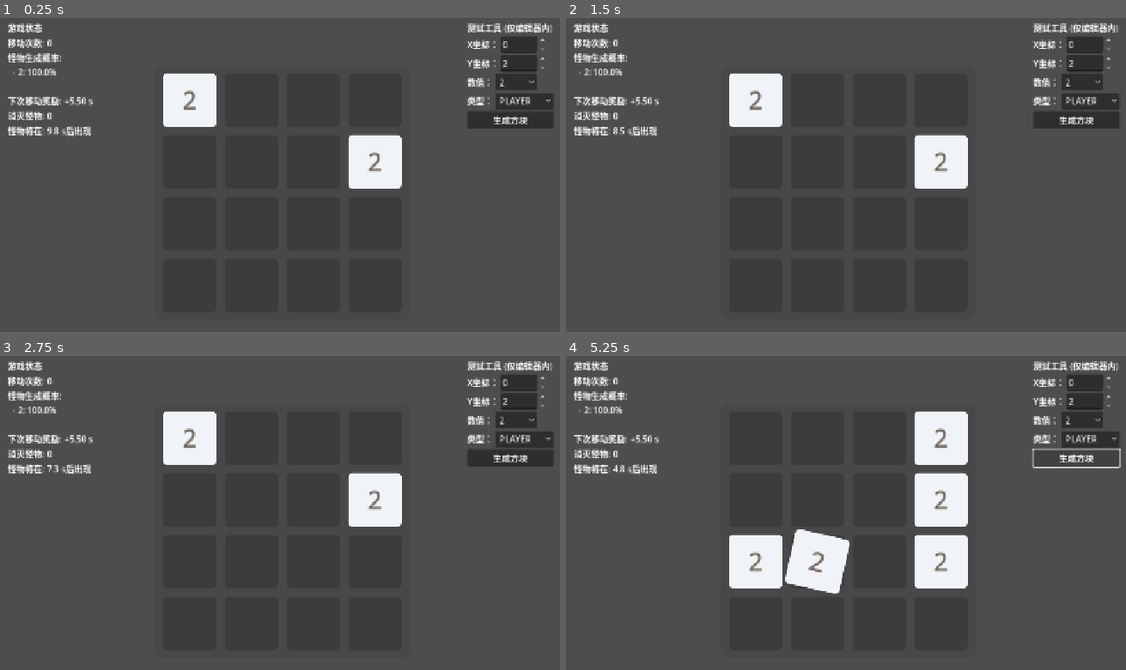
Above: before the commit, frames 1-4 (two rows, left to right).
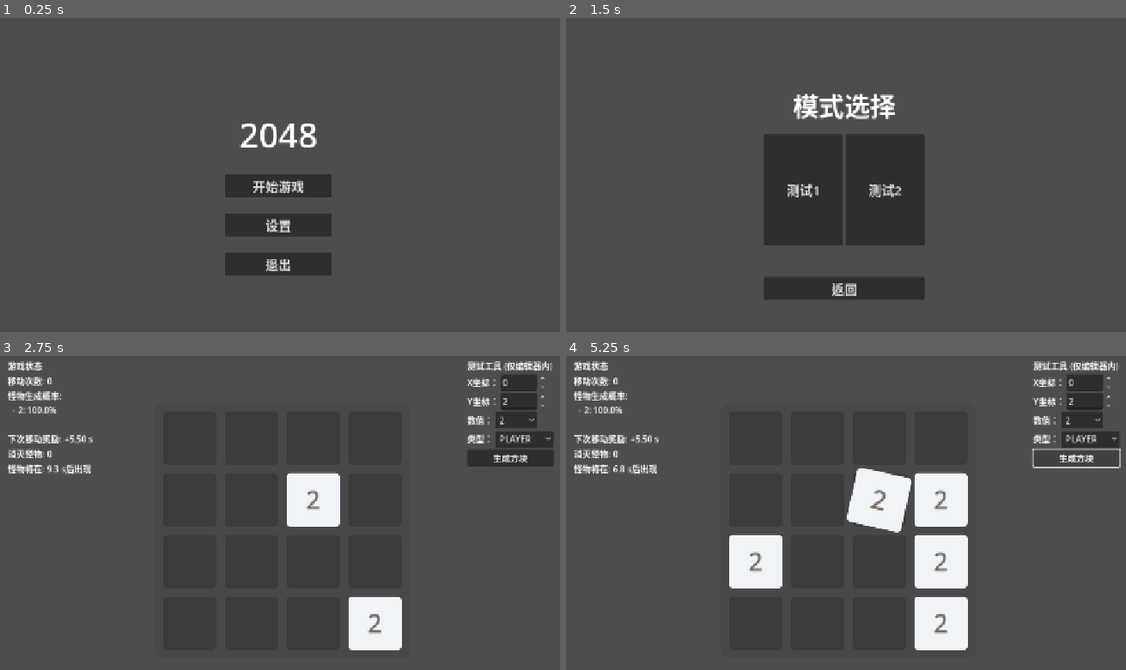
Above: after the commit, the same moments.

Repository: C76GN/2048-all-in-one
Game: Godot game, scene res://scenes/main_menu.tscn
The game is run twice, just before and just after one commit, with the same random seed, the same clock (stepped at 60 frames per second) and the same inputs. Before the commit the project starts from res://scenes/main.tscn.
Inputs (mouse positions are in pixels of both pictures, inside the frame that each line leads up to):
- Up to frame 1 (0.25 s): no input
- Up to frame 2 (1.5 s): click (846, 225) at 0.5 s, where only the run after the commit has a clickable "设置"; click (846, 184) at 1.25 s, where only the run after the commit has a clickable "开始游戏"
- Up to frame 3 (2.75 s): click (235, 528) at 2 s, where only the run after the commit has a clickable "测试1"
- Up to frame 4 (5.25 s): click "2" at 2.75 s; click "PLAYER" at 3.5 s; click "生成方块" at 4.25 s; tap Enter at 5 s; hold D (move_right) from 5.03 s (still down)

The runs differ from the first frame. In frame 1, 9.5% of the frame differs, in the area x 1-99%, y 1-82%; in frame 2, 11%, in the area x 1-99%, y 1-90%; in frame 3, 6.6%; in frame 4, 6.8%.

Commit message:
Add main menu and mode selection system
Introduces a global game manager singleton for scene switching and quitting. Adds main menu and mode selection scenes with corresponding UI scripts. Refactors main game scene and script into 'test_mode_1' for mode-based architecture. Updates references and improves code comments for clarity.

Diff:
--- /dev/null
+++ b/global/game_manager.gd
@@ -0,0 +1,40 @@
+# global/game_manager.gd
+
+# GlobalGameManager: 负责处理全局游戏逻辑，如场景切换和游戏退出。
+# 作为一个自动加载节点（单例），它在整个游戏生命周期中都可访问。
+extends Node
+
+# --- 公共接口 ---
+
+# 切换到指定的场景。
+# @param path: 目标场景的资源路径 (例如 "res://scenes/main_menu.tscn")。
+func goto_scene(path: String) -> void:
+	# 确保提供的路径是有效的场景路径格式
+	if not path.begins_with("res://") or not path.ends_with(".tscn"):
+		push_error("错误: 场景路径必须是绝对的场景资源路径，例如 'res://scenes/my_scene.tscn'")
+		return
+
+	# 释放当前场景以避免内存泄漏。
+	# Godot会自动处理子节点的释放。
+	if get_tree().current_scene:
+		get_tree().current_scene.queue_free()
+		# 确保在释放后当前场景被置空，防止逻辑错误
+		get_tree().current_scene = null
+
+	# 加载并实例化新场景。
+	# load() 函数会缓存资源，多次调用同一路径不会重复加载。
+	var next_scene_packed = load(path)
+	var new_scene_instance = next_scene_packed.instantiate()
+
+	# 将新场景添加到场景树的根节点。
+	get_tree().root.add_child(new_scene_instance)
+	# 更新当前活动场景。
+	get_tree().current_scene = new_scene_instance
+
+	print("已切换到场景: ", path)
+
+
+# 退出游戏应用。
+func quit_game() -> void:
+	print("正在退出游戏...")
+	get_tree().quit()
--- a/project.godot
+++ b/project.godot
@@ -11,9 +11,13 @@
 [application]
 
 config/name="2048div2"
-run/main_scene="uid://28ale2iku1n4"
+run/main_scene="uid://d3caufbu1axub"
 config/features=PackedStringArray("4.5", "Forward Plus")
 config/icon="res://icon.svg"
+
+[autoload]
+
+GlobalGameManager="*res://global/game_manager.gd"
 
 [display]
 
--- /dev/null
+++ b/scenes/main_menu.tscn
@@ -0,0 +1,56 @@
+[gd_scene load_steps=2 format=3 uid="uid://d3caufbu1axub"]
+
+[ext_resource type="Script" uid="uid://hybxd0keci4i" path="res://scripts/ui/main_menu.gd" id="1_l6cm7"]
+
+[node name="MainMenu" type="Control"]
+layout_mode = 3
+anchors_preset = 15
+anchor_right = 1.0
+anchor_bottom = 1.0
+grow_horizontal = 2
+grow_vertical = 2
+script = ExtResource("1_l6cm7")
+
+[node name="VBoxContainer" type="VBoxContainer" parent="."]
+layout_mode = 1
+anchors_preset = 8
+anchor_left = 0.5
+anchor_top = 0.5
+anchor_right = 0.5
+anchor_bottom = 0.5
+offset_left = -100.0
+offset_top = -150.0
+offset_right = 100.0
+offset_bottom = 150.0
+grow_horizontal = 2
+grow_vertical = 2
+theme_override_constants/separation = 30
+alignment = 1
+
+[node name="Title" type="Label" parent="VBoxContainer"]
+layout_mode = 2
+theme_override_font_sizes/font_size = 64
+text = "2048"
+horizontal_alignment = 1
+vertical_alignment = 1
+
+[node name="StartGameButton" type="Button" parent="VBoxContainer"]
+unique_name_in_owner = true
+layout_mode = 2
+size_flags_vertical = 3
+theme_override_font_sizes/font_size = 24
+text = "开始游戏"
+
+[node name="SettingsButton" type="Button" parent="VBoxContainer"]
+unique_name_in_owner = true
+layout_mode = 2
+size_flags_vertical = 3
+theme_override_font_sizes/font_size = 24
+text = "设置"
+
+[node name="QuitButton" type="Button" parent="VBoxContainer"]
+unique_name_in_owner = true
+layout_mode = 2
+size_flags_vertical = 3
+theme_override_font_sizes/font_size = 24
+text = "退出"
--- /dev/null
+++ b/scenes/mode_selection.tscn
@@ -0,0 +1,65 @@
+[gd_scene load_steps=2 format=3 uid="uid://behkac7sg4loi"]
+
+[ext_resource type="Script" path="res://scripts/ui/mode_selection.gd" id="1_jv0sf"]
+
+[node name="ModeSelection" type="Control"]
+layout_mode = 3
+anchors_preset = 15
+anchor_right = 1.0
+anchor_bottom = 1.0
+grow_horizontal = 2
+grow_vertical = 2
+script = ExtResource("1_jv0sf")
+
+[node name="VBoxContainer" type="VBoxContainer" parent="."]
+layout_mode = 1
+anchors_preset = 8
+anchor_left = 0.5
+anchor_top = 0.5
+anchor_right = 0.5
+anchor_bottom = 0.5
+offset_left = -150.0
+offset_top = -200.0
+offset_right = 150.0
+offset_bottom = 200.0
+grow_horizontal = 2
+grow_vertical = 2
+theme_override_constants/separation = 20
+alignment = 1
+
+[node name="Title" type="Label" parent="VBoxContainer"]
+layout_mode = 2
+theme_override_font_sizes/font_size = 48
+text = "模式选择"
+horizontal_alignment = 1
+
+[node name="GridContainer" type="GridContainer" parent="VBoxContainer"]
+layout_mode = 2
+size_flags_vertical = 3
+columns = 2
+
+[node name="TestMode1Button" type="Button" parent="VBoxContainer/GridContainer"]
+unique_name_in_owner = true
+layout_mode = 2
+size_flags_horizontal = 3
+size_flags_vertical = 3
+theme_override_font_sizes/font_size = 24
+text = "测试1"
+
+[node name="TestMode2Button" type="Button" parent="VBoxContainer/GridContainer"]
+unique_name_in_owner = true
+layout_mode = 2
+size_flags_horizontal = 3
+size_flags_vertical = 3
+theme_override_font_sizes/font_size = 24
+text = "测试2"
+
+[node name="Spacer" type="Control" parent="VBoxContainer"]
+custom_minimum_size = Vector2(0, 20)
+layout_mode = 2
+
+[node name="BackButton" type="Button" parent="VBoxContainer"]
+unique_name_in_owner = true
+layout_mode = 2
+theme_override_font_sizes/font_size = 24
+text = "返回"
--- a/scenes/main.tscn
+++ b/scenes/modes/test_mode_1.tscn
@@ -1,9 +1,9 @@
 [gd_scene load_steps=6 format=3 uid="uid://28ale2iku1n4"]
 
-[ext_resource type="Script" uid="uid://fmrvmyx3dskq" path="res://scripts/main.gd" id="1_o5qli"]
-[ext_resource type="Script" uid="uid://boe2tlkv8ivfw" path="res://scripts/game_board.gd" id="2_0wfyh"]
-[ext_resource type="PackedScene" uid="uid://cjq41cf2jqg1h" path="res://scenes/HUD.tscn" id="2_sugp2"]
-[ext_resource type="PackedScene" uid="uid://cpibgxbfm2p0r" path="res://scenes/test_panel.tscn" id="4_jyhfs"]
+[ext_resource type="Script" uid="uid://fmrvmyx3dskq" path="res://scripts/modes/test_mode_1.gd" id="1_37a38"]
+[ext_resource type="PackedScene" uid="uid://cjq41cf2jqg1h" path="res://scenes/hud.tscn" id="2_hwicy"]
+[ext_resource type="Script" uid="uid://boe2tlkv8ivfw" path="res://scripts/game_board.gd" id="3_winr3"]
+[ext_resource type="PackedScene" uid="uid://cpibgxbfm2p0r" path="res://scenes/test_panel.tscn" id="4_8gwm2"]
 
 [sub_resource type="StyleBoxFlat" id="StyleBoxFlat_0wfyh"]
 bg_color = Color(0.2827017, 0.2827017, 0.2827017, 1)
@@ -19,7 +19,7 @@
 anchor_bottom = 1.0
 grow_horizontal = 2
 grow_vertical = 2
-script = ExtResource("1_o5qli")
+script = ExtResource("1_37a38")
 
 [node name="MarginContainer" type="MarginContainer" parent="."]
 layout_mode = 1
@@ -42,7 +42,7 @@
 layout_mode = 2
 size_flags_horizontal = 3
 
-[node name="HUD" parent="MarginContainer/MainLayoutContainer/LeftPanel" instance=ExtResource("2_sugp2")]
+[node name="HUD" parent="MarginContainer/MainLayoutContainer/LeftPanel" instance=ExtResource("2_hwicy")]
 unique_name_in_owner = true
 layout_mode = 2
 
--- a/scripts/game_board.gd
+++ b/scripts/game_board.gd
@@ -2,7 +2,7 @@
 
 # 该脚本负责管理整个游戏棋盘的核心逻辑。
 # 它处理包括棋盘的初始化、方块的生成、移动、合并、战斗以及胜负条件的判断。
-# 通过信号与主场景(Main.gd)进行通信，实现了逻辑与表现的分离。
+# 通过信号与游戏场景进行通信，实现了逻辑与表现的分离。
 extends Control
 
 # --- 信号定义 ---
@@ -59,7 +59,7 @@
 	spawn_tile()
 
 # --- 公共接口 ---
-# 这些函数由外部节点（如 Main.gd）调用，以控制游戏流程。
+# 这些函数由外部节点（如游戏模式主脚本）调用，以控制游戏流程。
 
 ## 根据给定的方向向量处理玩家的移动输入。
 ## @param direction: 一个 Vector2i，如 Vector2i.UP，代表移动方向。
@@ -348,7 +348,7 @@
 	var has_moved = false
 	if result_line.size() != line.size(): has_moved = true
 	else:
-		for idx in range(result_line.size()): # <-- 修正循环
+		for idx in range(result_line.size()):
 			if (result_line[idx] == null and line[idx] != null) or \
 			   (result_line[idx] != null and line[idx] == null) or \
 			   (result_line[idx] != null and line[idx] != null and result_line[idx].get_instance_id() != line[idx].get_instance_id()):
--- a/scripts/main.gd
+++ b/scripts/modes/test_mode_1.gd
@@ -1,11 +1,12 @@
-# scripts/main.gd
-
-# 该脚本是游戏的主控制器（或称为“协调者”）。
-# 它负责处理全局的游戏逻辑，包括：
+# scripts/modes/test_mode_1.gd
+
+# 该脚本是“测试模式1”的游戏控制器。
+# 它负责处理该模式下的特定游戏逻辑，包括：
 # 1. 监听和处理玩家的输入。
 # 2. 管理怪物生成计时器和相关的UI显示。
 # 3. 接收来自 GameBoard 的信号，并据此更新游戏状态（如增加时间、处理胜负）。
 # 4. 控制游戏的暂停与恢复。
+class_name TestMode1
 extends Control
 
 # --- 常量配置 ---
@@ -69,7 +70,7 @@
 	# 如果捕获到了有效的移动方向...
 	if direction != Vector2i.ZERO:
 		# ...则通知 GameBoard 节点去处理这个移动。
-		# Main.gd 不关心移动的具体逻辑，只负责分派指令。
+		# TestMode1.gd 不关心移动的具体逻辑，只负责分派指令。
 		game_board.handle_move(direction)
 
 # 初始化测试工具的函数
@@ -183,7 +184,7 @@
 		"time_bonus_decay": TIME_BONUS_DECAY_FACTOR,
 		"min_time_bonus": MIN_TIME_BONUS
 	}
-	# 2. 调用 HUD 的方法，将数据传递过去
+	# 调用 HUD 的方法，将数据传递过去
 	hud.update_stats(stats)
 
 ## 辅助函数，只负责生成怪物信息的文本
--- a/scripts/tile.gd
+++ b/scripts/tile.gd
@@ -36,7 +36,7 @@
 
 # --- 节点引用 ---
 
-# 对背景颜色矩形（ColorRect）节点的引用。
+# 对背景面板（Panel）节点的引用。
 @onready var background: Panel = $Background
 # 对显示数值的标签（Label）节点的引用。
 @onready var value_label: Label = $ValueLabel
--- a/scripts/ui/hud.gd
+++ b/scripts/ui/hud.gd
@@ -9,7 +9,6 @@
 @onready var time_bonus_label: Label = $TimeBonusLabel
 @onready var killed_count_label: Label = $KilledCountLabel
 @onready var monster_timer_label: Label = $MonsterTimerLabel
-
 
 # --- 公共接口 ---
 
--- /dev/null
+++ b/scripts/ui/main_menu.gd
@@ -0,0 +1,35 @@
+# scripts/ui/main_menu.gd
+
+## MainMenu: 主菜单界面的脚本，处理按钮交互和场景切换。
+extends Control
+
+## MainMenu: 主菜单界面的脚本，处理按钮交互和场景切换。
+
+# --- 节点引用 ---
+@onready var start_game_button: Button = %StartGameButton
+@onready var settings_button: Button = %SettingsButton
+@onready var quit_button: Button = %QuitButton
+
+func _ready() -> void:
+	# 连接按钮的 pressed 信号到相应的处理函数
+	start_game_button.pressed.connect(_on_start_game_button_pressed)
+	settings_button.pressed.connect(_on_settings_button_pressed)
+	quit_button.pressed.connect(_on_quit_button_pressed)
+
+# --- 信号处理函数 ---
+
+## 当“开始游戏”按钮被按下时调用。
+func _on_start_game_button_pressed() -> void:
+	# 通过全局游戏管理器切换到模式选择场景
+	GlobalGameManager.goto_scene("res://scenes/mode_selection.tscn")
+
+## 当“设置”按钮被按下时调用（占位功能）。
+func _on_settings_button_pressed() -> void:
+	print("设置按钮被按下 (功能待开发)")
+	# TODO: 未来在这里实现设置界面切换逻辑
+	pass # 占位，表示该函数目前无实际操作
+
+## 当“退出”按钮被按下时调用。
+func _on_quit_button_pressed() -> void:
+	# 通过全局游戏管理器退出游戏
+	GlobalGameManager.quit_game()
--- /dev/null
+++ b/scripts/ui/mode_selection.gd
@@ -0,0 +1,33 @@
+# scripts/ui/mode_selection.gd
+
+## ModeSelection: 模式选择界面的脚本，处理不同游戏模式的启动和返回主菜单。
+extends Control
+
+# --- 节点引用 ---
+@onready var test_mode_1_button: Button = %TestMode1Button
+@onready var test_mode_2_button: Button = %TestMode2Button
+@onready var back_button: Button = %BackButton
+
+func _ready() -> void:
+	# 连接按钮的 pressed 信号
+	test_mode_1_button.pressed.connect(_on_test_mode_1_button_pressed)
+	test_mode_2_button.pressed.connect(_on_test_mode_2_button_pressed)
+	back_button.pressed.connect(_on_back_button_pressed)
+
+# --- 信号处理函数 ---
+
+## 当“测试1”按钮被按下时调用。
+func _on_test_mode_1_button_pressed() -> void:
+	# 通过全局游戏管理器切换到第一个测试模式场景
+	GlobalGameManager.goto_scene("res://scenes/modes/test_mode_1.tscn")
+
+## 当“测试2”按钮被按下时调用（占位功能）。
+func _on_test_mode_2_button_pressed() -> void:
+	print("测试模式2按钮被按下 (功能待开发)")
+	# TODO: 未来在这里实现其他2048变种模式的切换逻辑
+	pass # 占位
+
+## 当“返回”按钮被按下时调用。
+func _on_back_button_pressed() -> void:
+	# 通过全局游戏管理器返回主菜单场景
+	GlobalGameManager.goto_scene("res://scenes/main_menu.tscn")
Not shown, added: global/game_manager.gd.uid
Not shown: 2 places in scenes/modes/test_mode_1.tscn that only renumber resources
Renamed: scripts/main.gd.uid -> scripts/modes/test_mode_1.gd.uid
Not shown, added: scripts/ui/main_menu.gd.uid
Not shown, added: scripts/ui/mode_selection.gd.uid
Not shown, changed: .gitignore
